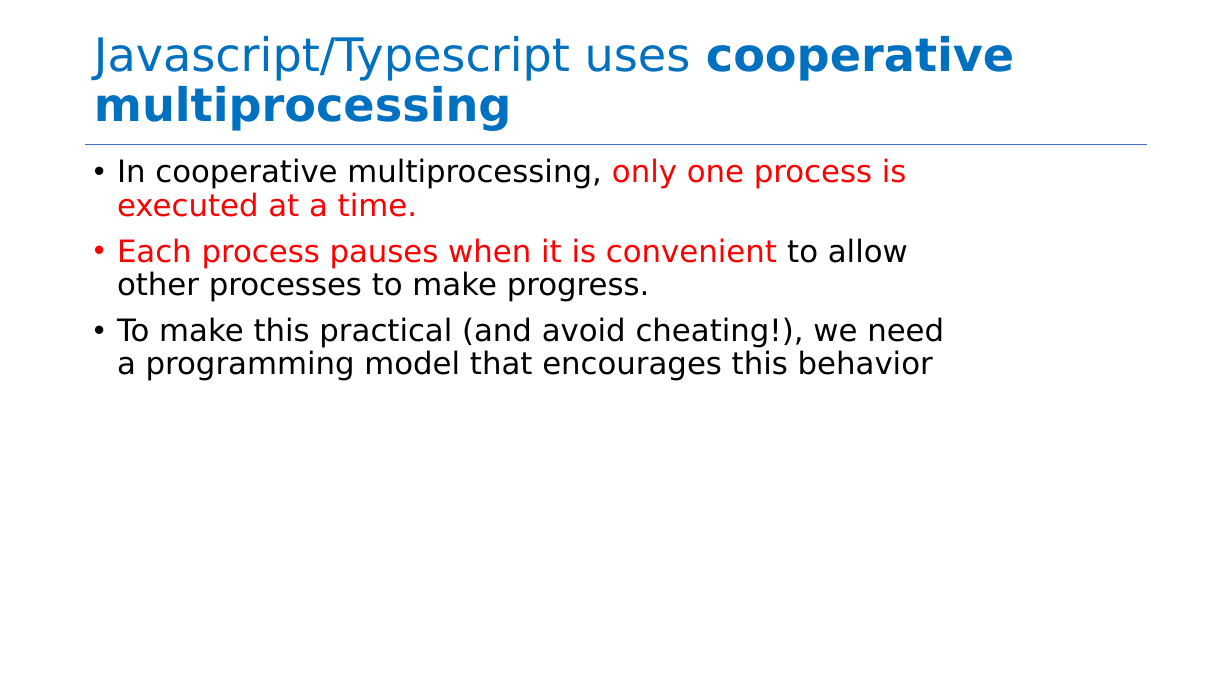
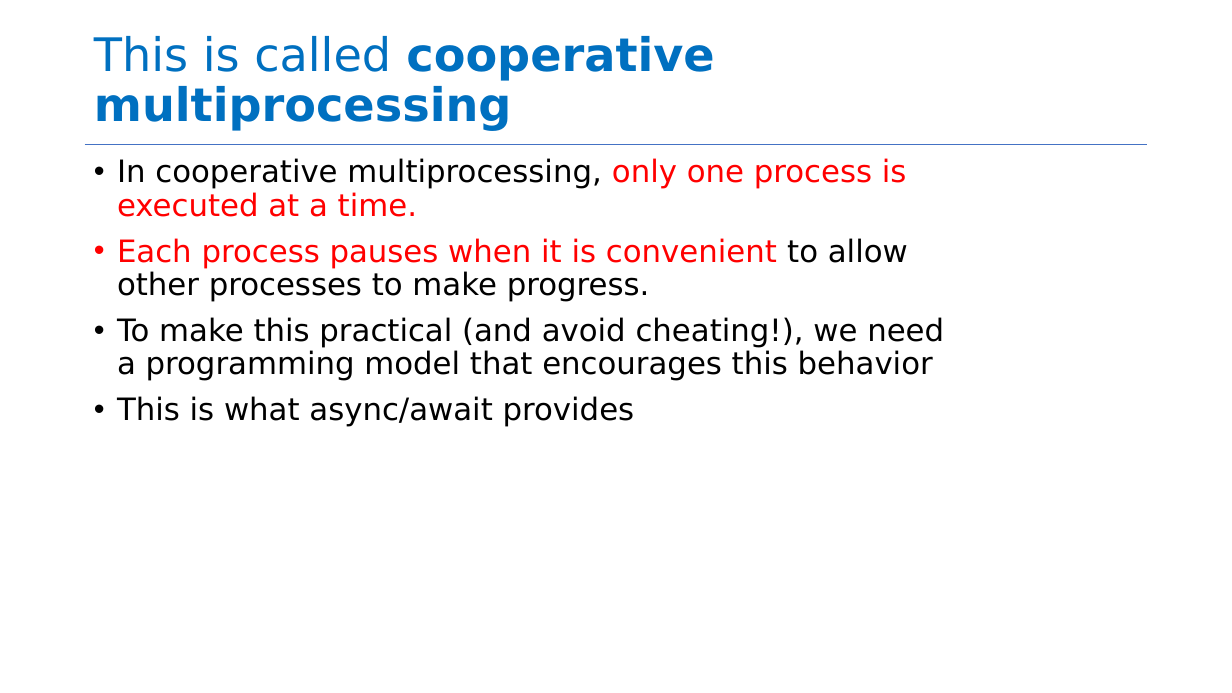
Before and after one commit to neu-se/CS4530-Spring-2026, a slide deck: slide 23 of Slides/Module 09 Concurrency Patterns in Typescript.pptx (slide 6 before the commit). Drawn at 1232x693 pixels with LibreOffice and Linux fonts; fonts in the diff are those of the drawing. Boxes give left, top, right and bottom in pixels: in the first picture for what was removed or moved away, otherwise in the second. Text is boxed around its words. In the diff, an @@ line names an element or a change of style, - is before the commit and + after.

```diff
--- a/Slides/Module 09 Concurrency Patterns in Typescript.pptx
+++ b/Slides/Module 09 Concurrency Patterns in Typescript.pptx
@@ title at [94,36,714,131]: text changed @@
-Javascript/Typescript uses cooperative multiprocessing
+This is called cooperative multiprocessing
@@ text at [117,396,635,427]: paragraph added @@
+• This is what async/await provides
```
Also in this commit, not shown: 12 other slides changed, 26 slides added, 12 slides removed, 1 other file.
